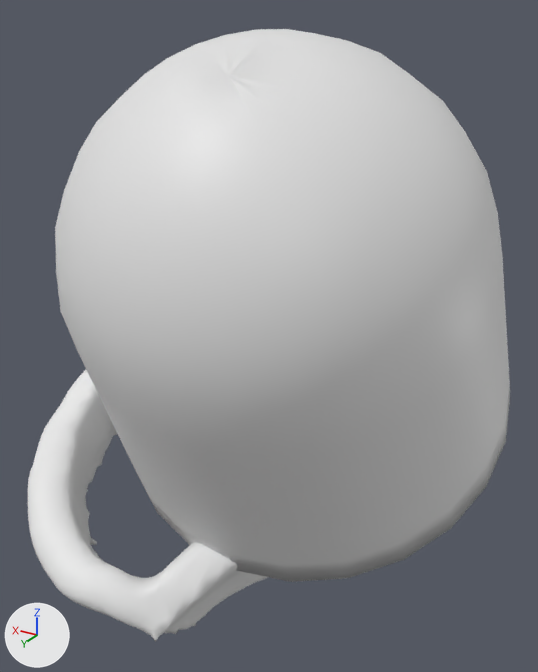
The glTF model assets/anatomy/default/mesh_pulmonary_artery.glb, before and after one commit.
Camera for both pictures: a camera (50 mm lens) standing at (-48.2, 48.9, 90.1) and looking at (-18.4, -0.9, 65.3). Arrows for +X, +Y and +Z are at lower left; the lights stay in place. The picture after the commit comes second. Vertices at exactly the same position are counted once.

In view in the first picture: 'pulmonary_artery'.
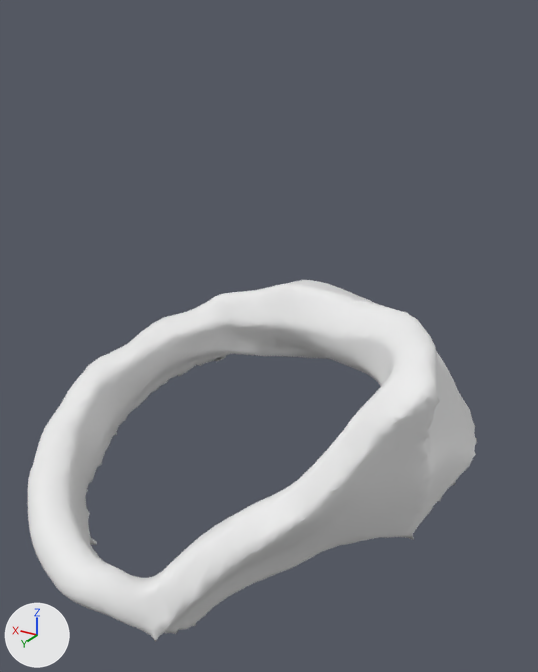
What differs and where, as boxes [x1, y1, x2, y2] in the pictures (538 x 672 px):
'pulmonary_artery', reshaped (7% narrower, 41% shorter): before [28, 29, 510, 642]; after [28, 280, 477, 642]
part 1 of me_pulmonary_artery, deleted: before [55, 29, 510, 582]

The change, as a list of edits to the scene's bpy script:
```text
Change me_pulmonary_artery:
    used by ob_pulmonary_artery; location = (0.0, 0.0, 0.0)
    remove me_pulmonary_artery.from_pydata(...)  # 3289 vertices, 6581 faces; spans x -37.6..2.4, y -19.8..19.6, z 40.1..89.4
    add me_pulmonary_artery.from_pydata(...)  # 2997 vertices, 6000 faces; spans x -33.9..2.4, y -19.4..17.1, z 40.1..66.3
    me_pulmonary_artery part 1: the loose piece of 292 vertices spanning x -37.6..-3.2, y -19.8..19.6, z 49.5..89.4 is deleted
```
